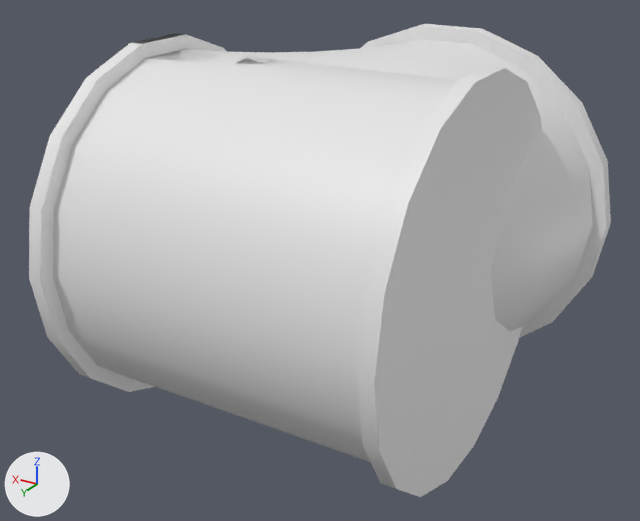
A saved change to the FBX model Assets/_Game/Art/Meshes/Roof Props/Pipes.fbx.
Before and after are seen from a 50 mm lens placed at (-0.855, 0.982, 0.673), pointed at (-0.272, 0.009, 0.187). The lights are fixed; the arrows at lower left show +X, +Y and +Z. Where no turn or scale is listed for an object, it has been applied to the vertices.

In view in the first picture: 'Pipe', 'Pipe_bend'.
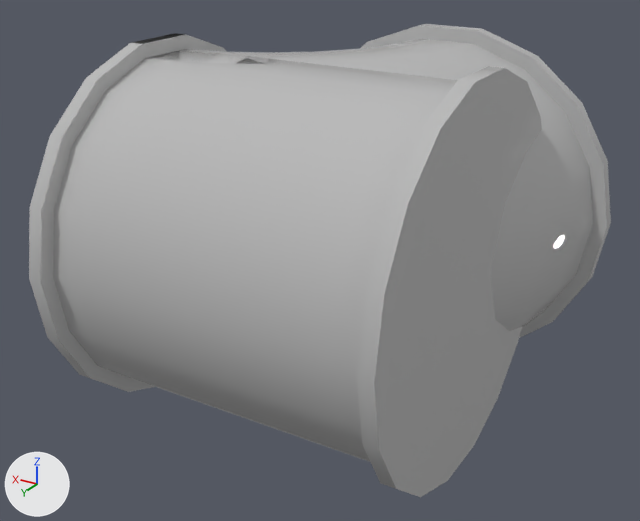
Pixel boxes [x1, y1, x2, y2] of what changed, in the pictures (640 x 521 px; the box of a moved part takes in the faces that stretch with it):
'Pipe', recoloured (white to grey)
    both: [29, 33, 542, 497]
part 1 of me_mesh_001, moved or reshaped
    both: [361, 26, 421, 48]
part 2 of me_mesh_001, moved or reshaped
    both: [440, 31, 611, 338]
part 3 of me_mesh_001, recoloured (white to grey)
    both: [41, 24, 544, 392]

The change, as a diff of the scene's bpy script:
```diff
--- a/Assets/_Game/Art/Meshes/Roof Props/Pipes.fbx.py
+++ b/Assets/_Game/Art/Meshes/Roof Props/Pipes.fbx.py
@@ mat_01 @@
+mat_01 = principled_material('01')
+mat_01.base_color = (0.5, 0.5, 0.5)  # grey #bcbcbc
+mat_01.roughness = 0.0
@@ me_mesh_001 @@
 # used by ob_pipe_bend; location = (0.0, 0.012, 0.202)
 # verts and faces of me_mesh_001; kept vertices keep their numbers, new ones are numbered from 196
 # before: 12 (-0.443, -0.297, 0.217) at pixel (524, 69), 14 (-0.509, -0.296, 0.161) at pixel (565, 113), 16 (-0.553, -0.296, 0.086) at pixel (589, 167), 18 (-0.568, -0.296, 0.0) at pixel (592, 224), 20 (-0.553, -0.296, -0.086) at pixel (576, 275)
 # before: 22 (-0.509, -0.296, -0.161) at pixel (543, 312), 24 (-0.443, -0.297, -0.217), 59 (-0.453, -0.297, 0.234) at pixel (532, 58), 60 (-0.525, -0.296, 0.174) at pixel (577, 105), 61 (-0.572, -0.296, 0.092) at pixel (603, 165)
 # before: 62 (-0.588, -0.296, 0.0) at pixel (606, 227), 63 (-0.572, -0.296, -0.092) at pixel (587, 281), 64 (-0.525, -0.296, -0.174) at pixel (552, 322), 65 (-0.453, -0.297, -0.234)
-me_mesh_001.from_pydata(...)  # 196 vertices, 388 faces; spans x -0.589..0.0, y -0.318..0.27, z -0.266..0.266
+me_mesh_001.from_pydata(...)  # 198 vertices, 392 faces; spans x -0.589..0.0, y -0.318..0.27, z -0.266..0.266
+# me_mesh_001 part 1
+# 2 vertices are removed from x -0.083..-0.068, y -0.3, z 0.0..0.086
+# 15 faces are deleted
+# 8 vertices in x -0.126..-0.047, y -0.3, z -0.174..0.174 move by (0.0, 0.002, 0.0)
+# 4 vertices in x -0.193..-0.183, y -0.299, z -0.234..0.234 move by (0.0, 0.001, 0.0)
+# 4 vertices are added at (-0.068, -0.298, 0.0), (-0.083, -0.298, 0.086), (-0.065, -0.298, 0.0), (-0.02, -0.253, 0.0)
+# 19 new faces join them
+# me_mesh_001 part 2
+for i in [12, 16, 18, 20, 24, *range(59, 66)]: verts[i] += (0.0, -0.001, 0.0)
+verts[14] = (-0.509, -0.298, 0.161)  # moved, pixel (565, 112)
+verts[22] = (-0.509, -0.298, -0.161)  # moved, pixel (543, 312)
+# me_mesh_001 part 3: 373 faces spanning x -0.589..0.0, y -0.318..0.27, z -0.266..0.266 switch from no material to mat_01 (grey #bcbcbc)
@@ me_mesh @@
 me_mesh.from_pydata(...)  # 108 vertices, 212 faces; spans x -0.5..0.0, y -0.27..0.27, z -0.266..0.266
+me_mesh.materials.append(mat_01)  # grey #bcbcbc
```
